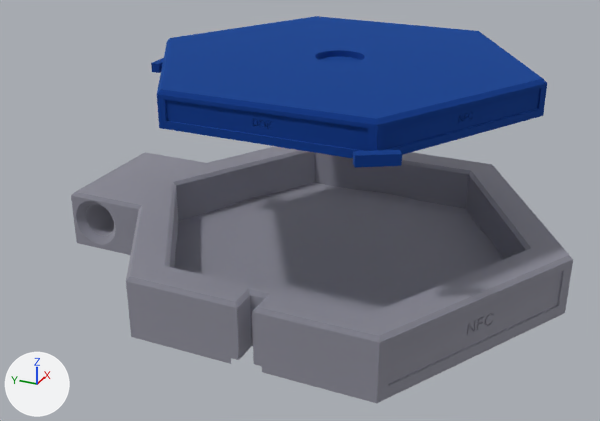
Two versions of the glTF model public/models/exploded.gltf, one commit apart.
Both versions are drawn from a 50 mm lens placed at (-0.0616, -0.0242, 0.0355), pointed at (0.0, 0.0035, 0.0047). Every picture has the same lights, and +X, +Y and +Z are marked at lower left. The first picture is the older version. Where no turn or scale is listed for an object, it has been applied to the vertices. Vertices at exactly the same position are counted once.
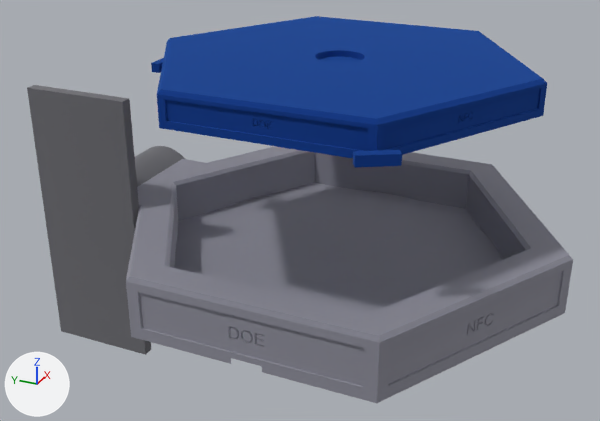
Pixel boxes (x1, y1, x2, y2) of what changed, in the pictures (600 x 421 px):
'Mesh_0', reshaped
    before: (71, 146, 573, 403)
    after: (126, 146, 573, 403)
'Mesh_3', added
    after: (27, 85, 151, 355)
'Mesh_2', added
    after: (135, 146, 185, 187)
part 1 of me_mesh_0, cut back
    before: (126, 266, 379, 366)
    after: (126, 281, 379, 403)

What changed in the scene script:
```text
Add mat_mat_2:
    mat_mat_2 = principled_material('mat_2')
    mat_mat_2.base_color = (0.319, 0.319, 0.342)  # grey #99999e
    mat_mat_2.metallic = 1.0
    mat_mat_2.roughness = 1.0
Change me_mesh_0:
    used by ob_mesh_0; location = (0.0, 0.0, 0.0)
    remove me_mesh_0.from_pydata(...)  # 21653 vertices, 43302 faces; spans x -0.0173..0.0173, y -0.02..0.024, z 0.0..0.0052
    add me_mesh_0.from_pydata(...)  # 26385 vertices, 52766 faces; spans x -0.0173..0.0173, y -0.02..0.024, z 0.0..0.0052
    me_mesh_0 part 1: 12 vertices removed from x -0.0173..-0.015, y -0.0009..0.0009, z 0.0005..0.0052; 1937 vertices added at x -0.0173..-0.017, y -0.009..0.009, z 0.001..0.0042
    other edits to the shape of me_mesh_0 do not show in these pictures
Add me_mesh_3:
    me_mesh_3.from_pydata(...)  # a box spanning x -0.007..-0.006, y 0.0165..0.0265, z -0.0099..0.0151
    me_mesh_3.materials.append(mat_mat_2)  # grey #99999e
Add me_mesh_2:
    me_mesh_2.from_pydata(...)  # 504 vertices, 1008 faces; spans x -0.006..0.006, y 0.018..0.025, z -0.0009..0.0061
    me_mesh_2.materials.append(mat_mat_2)  # grey #99999e
Add ob_mesh_3:
    ob_mesh_3 = bpy.data.objects.new('Mesh_3', me_mesh_3)
    ob_mesh_3.location = (0.0, 0.0, 0.0)
Add ob_mesh_2:
    ob_mesh_2 = bpy.data.objects.new('Mesh_2', me_mesh_2)
    ob_mesh_2.location = (0.0, 0.0, 0.0)
```
